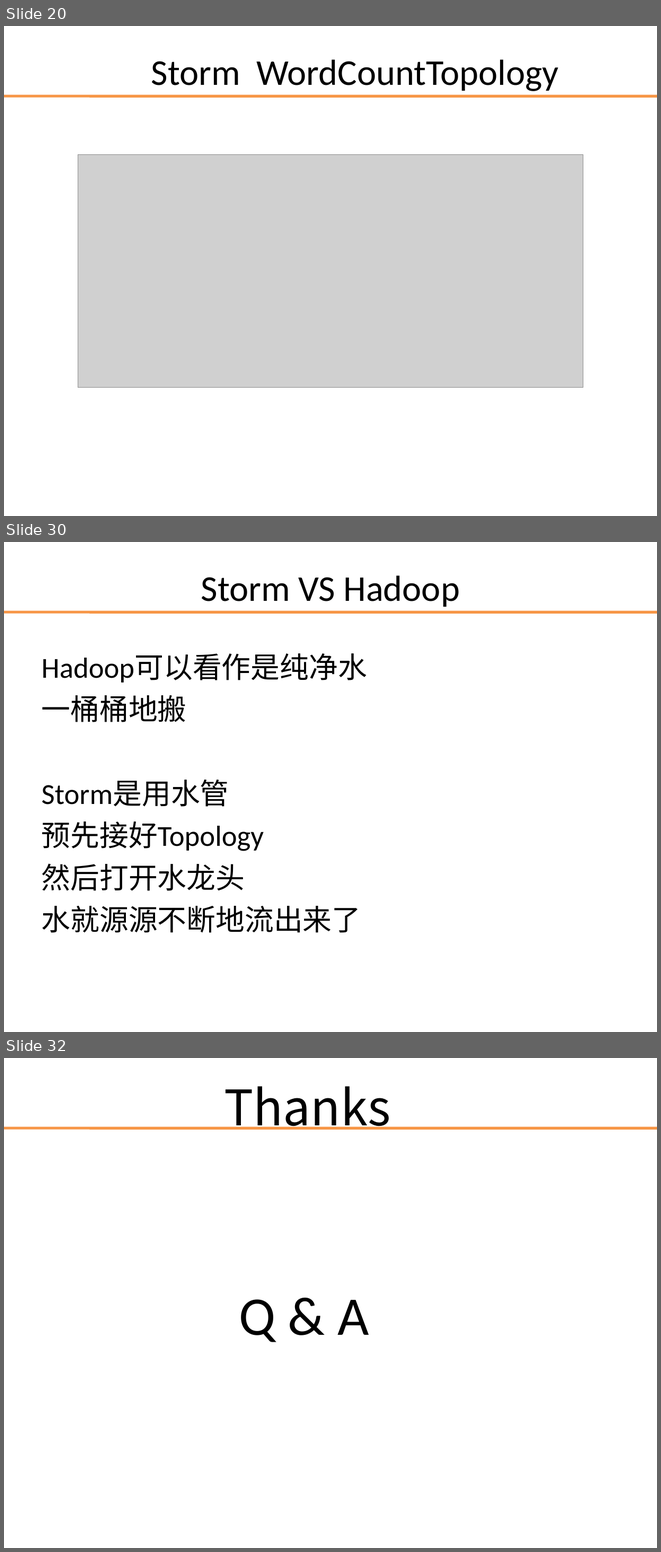
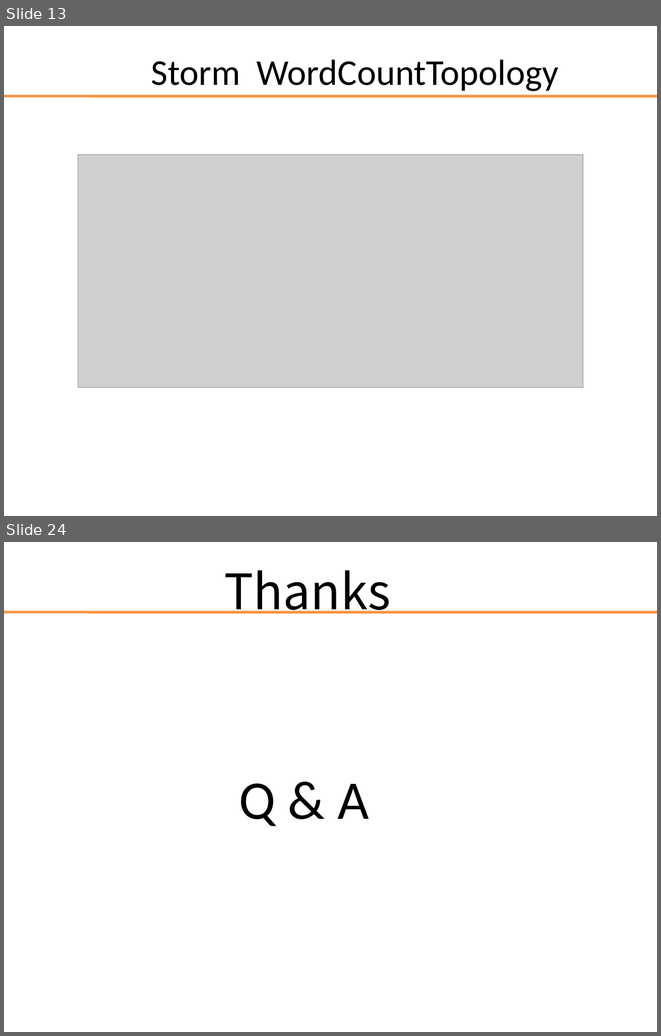
Before and after one commit to darionyaphets/darion_example, a slide deck: source/storm/storm_source.ppt. Shown one above the other, each under a label of ours: slides 20, 30 and 32 before the commit, slides 13 and 24 after it; the slides between them are not shown. The pictures are 661x1552 and 661x1036 pixels, drawn with LibreOffice and Linux fonts; fonts in the diff are those of the drawing; grey boxes stand for pictures; background and template pictures are left out. Boxes give left, top, right and bottom in pixels: in the first picture for what was removed or moved away, otherwise in the second. Text is boxed around its words. In the diff, an @@ line names an element or a change of style, - is before the commit and + after.

Commit message:
update 4 storm ppt

```diff
--- a/source/storm/storm_source.ppt
+++ b/source/storm/storm_source.ppt
@@ slide 30 removed at (x1=4, y1=542, x2=657, y2=1032), background picture (left out); not listed: 1 template element that a slide beside it also shows @@
@@ title removed at (x1=201, y1=575, x2=460, y2=607) @@
-Storm VS Hadoop
@@ text removed at (x1=42, y1=653, x2=367, y2=933) @@
-Hadoop可以看作是纯净水
-一桶桶地搬
-Storm是用水管
-预先接好Topology
-然后打开水龙头
-水就源源不断地流出来了
@@ what was slide 20 is now slide 13 @@
@@ what was slide 32 is now slide 24 @@
```
Also in this commit, not shown: 7 slides changed, 8 slides added, 15 other slides removed.
